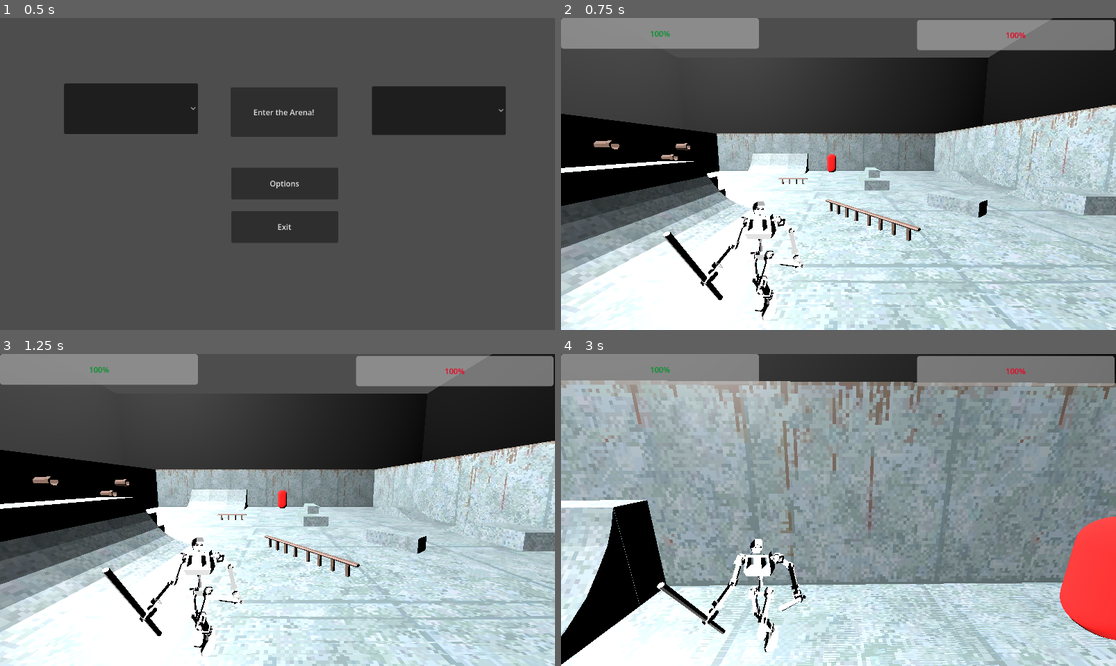
Above: before the commit, frames 1-4 (two rows, left to right).
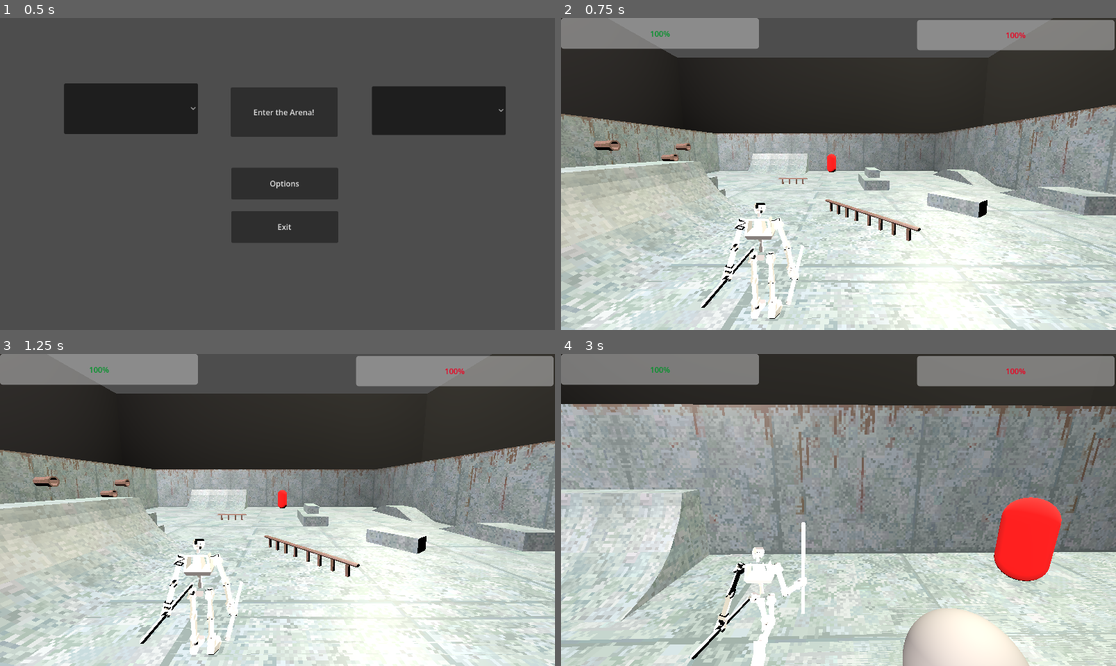
Above: after the commit, the same moments.

Repository: SKeppinger/brickbot-beatdown
Game: Godot game, scene res://GUI/main_menu.tscn
Same seed, same stepped clock (60 frames per second), same inputs: the game is played once before the commit and once after it.
Inputs (mouse positions are in pixels of both pictures, inside the frame that each line leads up to):
- Up to frame 1 (0.5 s): no input
- Up to frame 2 (0.75 s): click "Enter the Arena!" at 0.5 s
- Up to frame 3 (1.25 s): no input
- Up to frame 4 (3 s): move the mouse to (866, 510) at 1.27 s; press the mouse at (866, 510) at 1.28 s; hold W (move_forward) from 1.28 s (still down); tap Space (jump) at 1.52, 2.27 s; right-click (866, 510) at 1.55 s; move the mouse to (810, 510) at 2.02 s; release the mouse at (810, 510) at 2.03 s; right-click (810, 510) at 2.1 s; tap Ctrl (sprint, bound only before the commit) at 2.3 s; move the mouse to (849, 503) at 2.77 s; hold Ctrl (sprint, bound only before the commit) from 2.78 s (still down)

Frame 1 is identical in both runs. In frame 2, 61% of the frame differs, in the area x 0-100%, y 0-100%; in frame 3, 61%; in frame 4, 62%.

Commit message:
changed lighting, added animationing

Diff:
--- a/attachments/melee_attachment.gd
+++ b/attachments/melee_attachment.gd
@@ -64,7 +64,7 @@
 		attack_spawn.add_child(atk)
 
 		##play animation test
-		#target_anim_player.play("Melee-Left")
+		target_anim_player.play("Melee-Left")
 
 		## Start the cooldown
 		cooldown = attack_cooldown
--- a/demo/demo_arena.tscn
+++ b/demo/demo_arena.tscn
@@ -340,9 +340,11 @@
 script = ExtResource("3_57bbd")
 
 [node name="Light1" type="OmniLight3D" parent="." unique_id=105655334]
-transform = Transform3D(1, 0, 0, 0, -4.371139e-08, 1, 0, -1, -4.371139e-08, -19, 25, -19)
-light_energy = 8.0
+transform = Transform3D(1, 0, 0, 0, -4.371139e-08, 1, 0, -1, -4.371139e-08, 16.121984, 25.208866, -15.911537)
+light_color = Color(0.99999994, 0.96233636, 0.87819064, 1)
+light_energy = 5.705
 light_indirect_energy = 16.0
+light_volumetric_fog_energy = 3.834
 omni_range = 60.0
 omni_attenuation = 0.2
 
@@ -356,8 +358,10 @@
 
 [node name="Light3" type="OmniLight3D" parent="." unique_id=802817677]
 transform = Transform3D(1, 0, 0, 0, -4.371139e-08, 1, 0, -1, -4.371139e-08, -19, 25, 19)
+light_color = Color(0.9969266, 0.9439155, 0.9240424, 1)
 light_energy = 8.0
 light_indirect_energy = 16.0
+light_volumetric_fog_energy = 3.065
 omni_range = 60.0
 omni_attenuation = 0.2
 
--- a/demo/player.gd
+++ b/demo/player.gd
@@ -18,6 +18,9 @@
 const VCAM_RANGE = PI / 4 # This is the maximum vertical camera rotation, in radians
 
 @export var max_hp = 10
+
+## animation player for running
+@export var target_anim_player: AnimationPlayer
 
 @onready var facing_ray = $CollisionShape3D/FacingDirection
 @onready var camera_pivot = $CameraPivot
@@ -130,10 +133,12 @@
 		var input_dir = Input.get_vector("move_left", "move_right", "move_backward", "move_forward")
 		if movement_locked:
 			input_dir = Vector2.ZERO
+			target_anim_player.play("Frozen")
 		var facing_direction = get_facing_direction()
 		var direction_strafe = (facing_direction.cross(up_direction) * input_dir.x).normalized()
 		var direction_fb = (facing_direction * input_dir.y).normalized()
 		move_direction = direction_fb + direction_strafe
+
 		if not is_on_floor():
 			move_direction = jump_direction + direction_strafe
 			velocity.y += GRAVITY * delta
@@ -148,12 +153,15 @@
 			if is_on_floor() and Input.is_action_pressed("sprint") and input_dir.y > 0:
 				velocity.x = move_toward(velocity.x, move_direction.x * SPRINT_SPEED, SPEED)
 				velocity.z = move_toward(velocity.z, move_direction.z * SPRINT_SPEED, SPEED)
+				target_anim_player.play("Run")
 			else:
 				velocity.x = move_direction.x * SPEED
 				velocity.z = move_direction.z * SPEED
+				target_anim_player.play("Run")
 		else:
 			velocity.x = move_toward(velocity.x, 0, SPEED)
 			velocity.z = move_toward(velocity.z, 0, SPEED)
+			target_anim_player.play("Frozen")
 		move_and_slide()
 
 		## Camera Lock
--- a/demo/player.tscn
+++ b/demo/player.tscn
@@ -6,12 +6,13 @@
 
 [sub_resource type="CapsuleShape3D" id="CapsuleShape3D_kegl3"]
 
-[node name="Player" type="CharacterBody3D" unique_id=1046148302 groups=["player"]]
+[node name="Player" type="CharacterBody3D" unique_id=1046148302 node_paths=PackedStringArray("target_anim_player") groups=["player"]]
 collision_mask = 7
 script = ExtResource("1_euw2q")
+target_anim_player = NodePath("char_brickbot_2/AnimationPlayer")
 
 [node name="char_brickbot_1" parent="." unique_id=1138550672 instance=ExtResource("2_pdims")]
-transform = Transform3D(-1, 0, -8.742278e-08, 0, 1, 0, 8.742278e-08, 0, -1, 0, -1.1204621, 0)
+transform = Transform3D(-1, 0, -1.509958e-07, 0, 1, 0, 1.509958e-07, 0, -1, 0, -1.1204621, 0)
 visible = false
 
 [node name="Skeleton3D" parent="char_brickbot_1/metarig" index="0"]
@@ -42,22 +43,22 @@
 transform = Transform3D(1, 0, 0, 0, 1, 0, 0, 0, 1, 0.6, 0, 0)
 
 [node name="char_brickbot_2" parent="." unique_id=496472428 instance=ExtResource("5_pdims")]
-transform = Transform3D(1, 0, 0, 0, 1, 0, 0, 0, 1, 0, -1.0798512, 0)
+transform = Transform3D(-1, 0, -8.742278e-08, 0, 1, 0, 8.742278e-08, 0, -1, 0, -1.0798512, 0)
 
 [node name="Skeleton3D" parent="char_brickbot_2/metarig" parent_id_path=PackedInt32Array(496472428, 1086040228) index="0" unique_id=649960190]
-bones/0/position = Vector3(2.7782404e-10, 1.0712608, -0.0013082863)
-bones/3/rotation = Quaternion(0.049790867, 0.37020862, -0.917968, 0.13342194)
-bones/4/rotation = Quaternion(0.5976825, -0.17334944, -0.0103760045, 0.7826992)
-bones/5/rotation = Quaternion(-0.072738804, 0.9544648, 0.017236821, -0.28880623)
-bones/6/rotation = Quaternion(-0.00593412, 0.05438325, 0.9875852, 0.14725085)
-bones/7/rotation = Quaternion(0.43016535, 0.13135949, 0.009409207, 0.89309233)
-bones/8/rotation = Quaternion(0.07273874, 0.954465, 0.017236898, 0.28880557)
-bones/9/rotation = Quaternion(0.87403315, -0.00023370082, 2.1545415e-05, 0.4858664)
-bones/10/rotation = Quaternion(0.70024824, 0.0048275515, -0.0023399126, 0.7138793)
-bones/11/rotation = Quaternion(-0.46809104, -0.042735543, -0.026943116, 0.88223505)
-bones/12/rotation = Quaternion(0.9985731, 0.00020926452, 0.000106225125, -0.053402152)
-bones/13/rotation = Quaternion(0.20701538, -0.0030502507, 0.0046560965, 0.97832197)
-bones/14/rotation = Quaternion(-0.48773232, 0.04348168, 0.026162822, 0.87151706)
+bones/0/position = Vector3(-2.7755582e-17, 1.0639584, -0.001308287)
+bones/3/rotation = Quaternion(-0.0016382344, 0.013940774, -0.9897335, 0.14223386)
+bones/4/rotation = Quaternion(0.015960254, -0.0068363296, -0.0059620775, 0.9998315)
+bones/5/rotation = Quaternion(-0.072738804, 0.9544648, 0.017236829, -0.28880617)
+bones/6/rotation = Quaternion(-0.0016780565, -0.013922628, 0.9887918, 0.14864105)
+bones/7/rotation = Quaternion(0.058677543, 0.0727655, 0.1082252, 0.98972195)
+bones/8/rotation = Quaternion(0.19054742, 0.90246534, -0.048702113, 0.3832443)
+bones/9/rotation = Quaternion(0.9999852, -0.00021410994, -9.582519e-05, -0.0054339655)
+bones/10/rotation = Quaternion(-0.009639912, 0.0020695697, -0.0051850216, 0.99993795)
+bones/11/rotation = Quaternion(-0.4815445, -0.04324796, -0.02641112, 0.8749554)
+bones/12/rotation = Quaternion(0.9999852, 0.00021410857, 9.606176e-05, -0.005433965)
+bones/13/rotation = Quaternion(-0.009639913, -0.0020695697, 0.0051850183, 0.99993795)
+bones/14/rotation = Quaternion(-0.4815446, 0.043247964, 0.026411124, 0.87495536)
 
 [editable path="char_brickbot_1"]
 [editable path="char_brickbot_2"]
--- a/project.godot
+++ b/project.godot
@@ -68,12 +68,12 @@
 }
 sprint={
 "deadzone": 0.2,
-"events": [Object(InputEventKey,"resource_local_to_scene":fa …(146 unchanged characters)… se,"keycode":0,"physical_keycode":4194326,"key_label":0,"unicode":0,"location":0,"echo":false,"script":null)
+"events": [Object(InputEventKey,"resource_local_to_scene":fa …(146 unchanged characters)… se,"keycode":0,"physical_keycode":4194325,"key_label":0,"unicode":0,"location":0,"echo":false,"script":null)
 ]
 }
 special_ability={
 "deadzone": 0.2,
-"events": [Object(InputEventKey,"resource_local_to_scene":fa …(140 unchanged characters)… d":false,"keycode":0,"physical_keycode":4194325,"key_label":0,"unicode":0,"location":0,"echo":false,"script":null)
+"events": [Object(InputEventKey,"resource_local_to_scene":fa …(140 unchanged characters)… d":false,"keycode":0,"physical_keycode":81,"key_label":0,"unicode":113,"location":0,"echo":false,"script":null)
 ]
 }
 jump={
